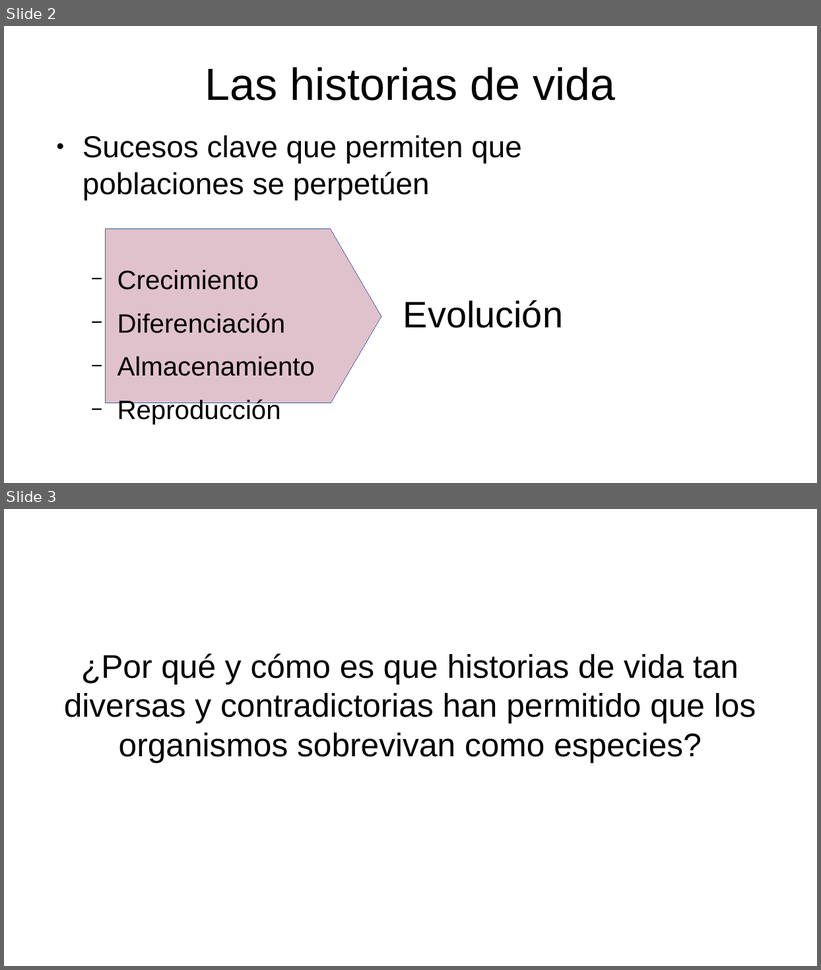
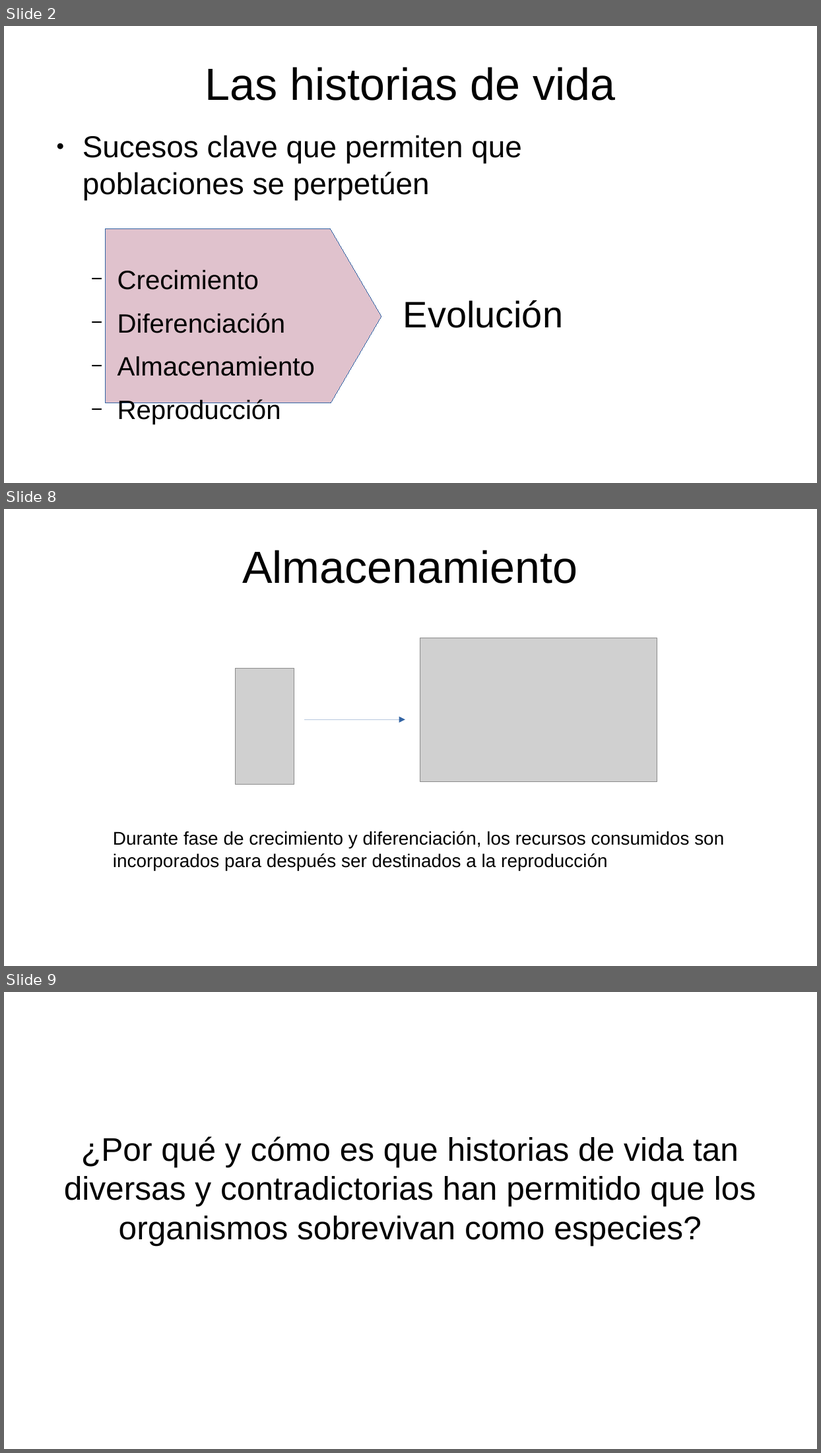
Before and after one commit to gerardommc/Ecologia-poblaciones, a slide deck: Unidad-3/Componentes-historia.odp. Shown one above the other, each under a label of ours: slides 2 and 3 before the commit, slides 2, 8 and 9 after it; the slides between them are not shown. The pictures are 821x970 and 821x1453 pixels, drawn with LibreOffice and Linux fonts; fonts in the diff are those of the drawing; grey boxes stand for pictures. Boxes give left, top, right and bottom in pixels: in the first picture for what was removed or moved away, otherwise in the second. Text is boxed around its words. In the diff, an @@ line names an element or a change of style, - is before the commit and + after.

```diff
--- a/Unidad-3/Componentes-historia.odp
+++ b/Unidad-3/Componentes-historia.odp
@@ slide 8 added at box(4, 509, 817, 966), background #FFFFFF @@
@@ title added at box(242, 550, 578, 584), 44 pt, text #000000 @@
+Almacenamiento
@@ picture added at box(420, 638, 658, 782) @@
@@ picture added at box(235, 669, 294, 785) @@
@@ arrow added from (304, 720) to (405, 720), #3465A4 0 pt @@
@@ text added at box(113, 831, 724, 871), 18 pt, text #000000 @@
+Durante fase de crecimiento y diferenciación, los recursos consumidos son incorporados para después ser destinados a la reproducción
@@ what was slide 3 is now slide 9 @@
```
Also in this commit, not shown: 5 other slides added, 7 other files.
